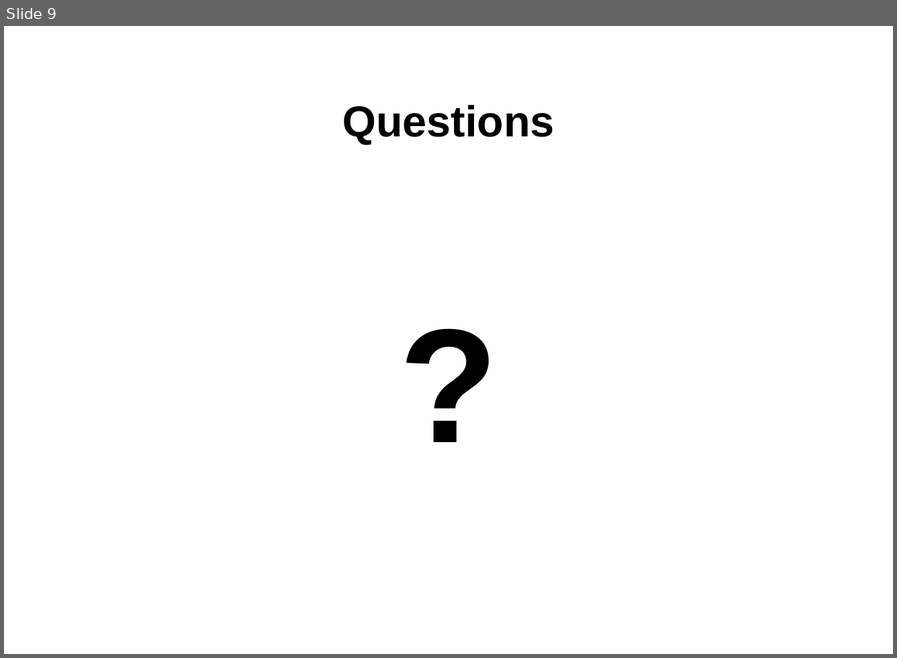
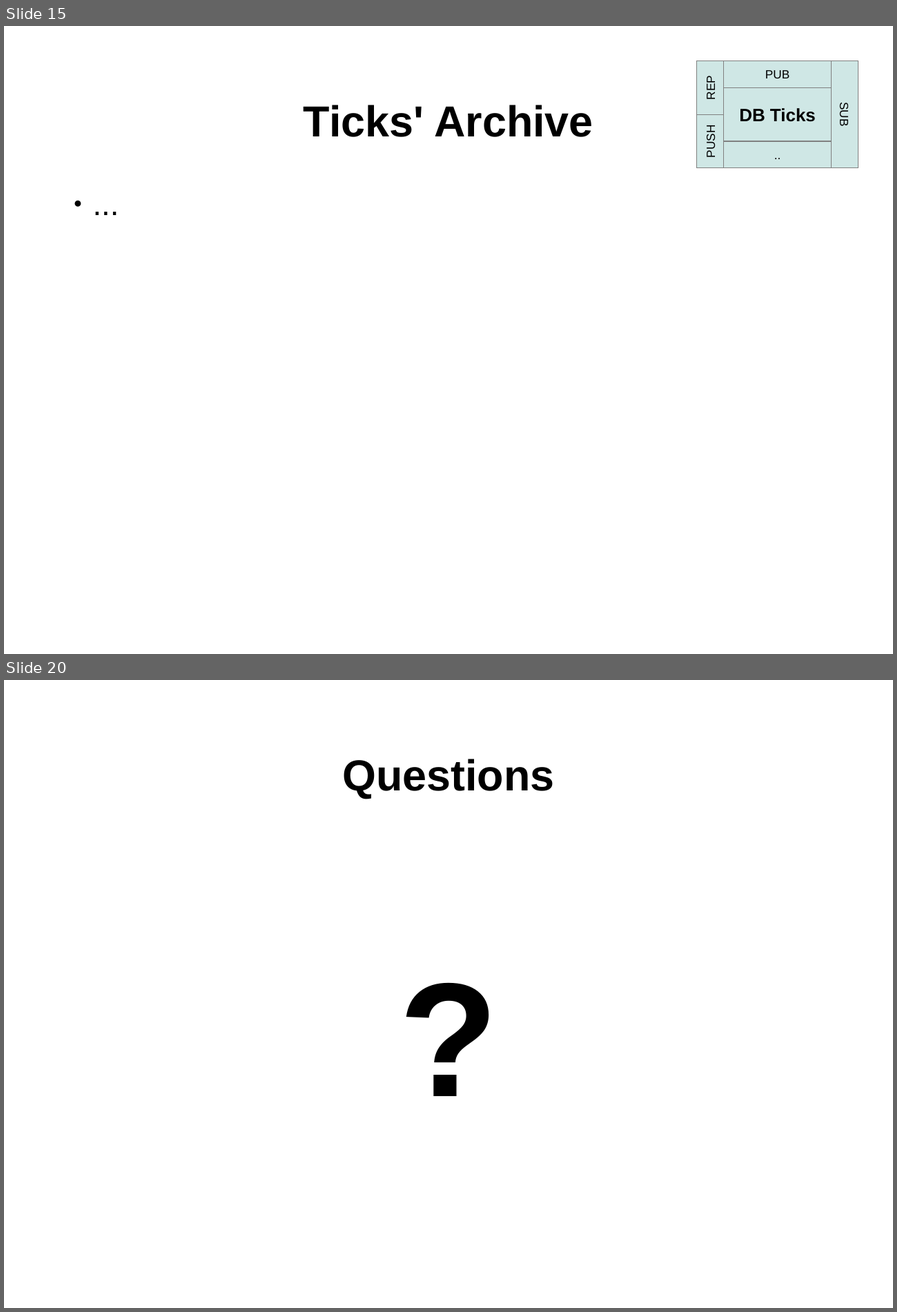
Before and after one commit to hsk81/fx-zero, a slide deck: doc/presentation/fx-zero.odp. Shown one above the other, each under a label of ours: slide 9 before the commit, slides 15 and 20 after it; the slides between them are not shown. The pictures are 897x658 and 897x1312 pixels, drawn with LibreOffice and Linux fonts; fonts in the diff are those of the drawing. Boxes give left, top, right and bottom in pixels: in the first picture for what was removed or moved away, otherwise in the second. Text is boxed around its words. In the diff, an @@ line names an element or a change of style, - is before the commit and + after.

```diff
--- a/doc/presentation/fx-zero.odp
+++ b/doc/presentation/fx-zero.odp
@@ slide 15 added at (4, 26, 893, 654), background #FFFFFF @@
@@ title added at (303, 105, 593, 137), 58.1 pt, text #000000, bold @@
+Ticks' Archive
@@ group added at (697, 61, 858, 168): 6 rectangles @@
+DB Ticks
+SUB
+REP
+PUB
+..
+PUSH
@@ text added at (67, 184, 829, 571), 42.2 pt, text #000000 @@
+● ...
@@ what was slide 9 is now slide 20 @@
```
Also in this commit, not shown: 5 slides changed, 10 other slides added, 3 other files.
